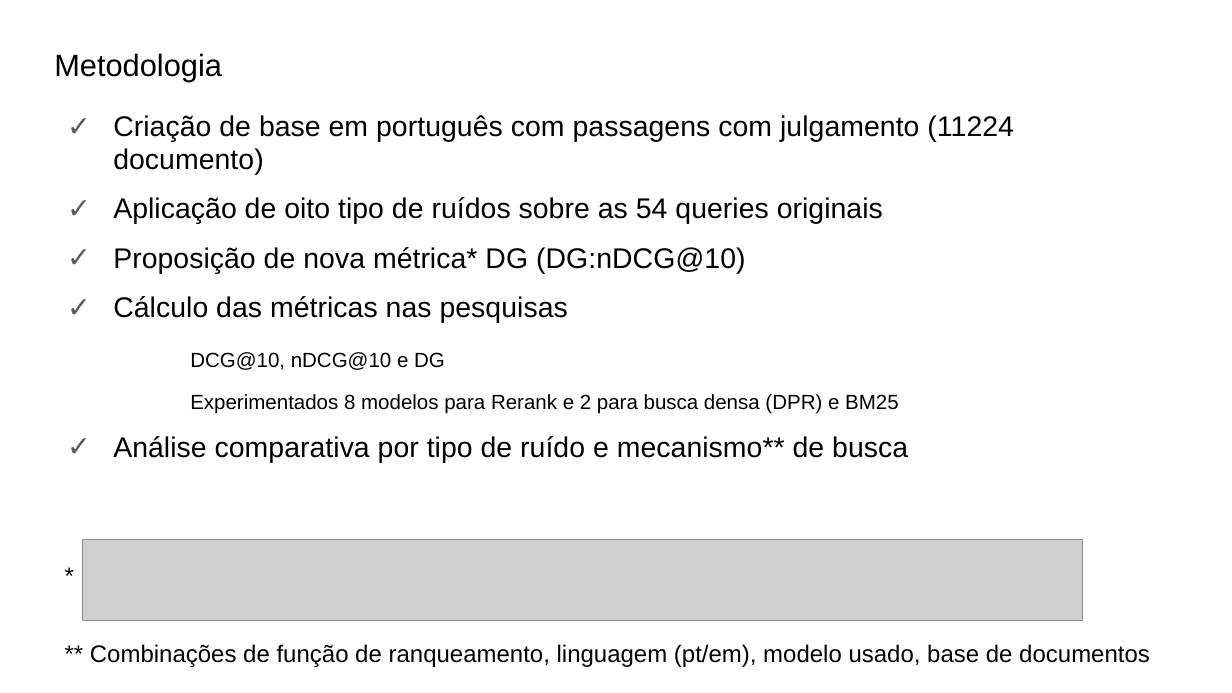
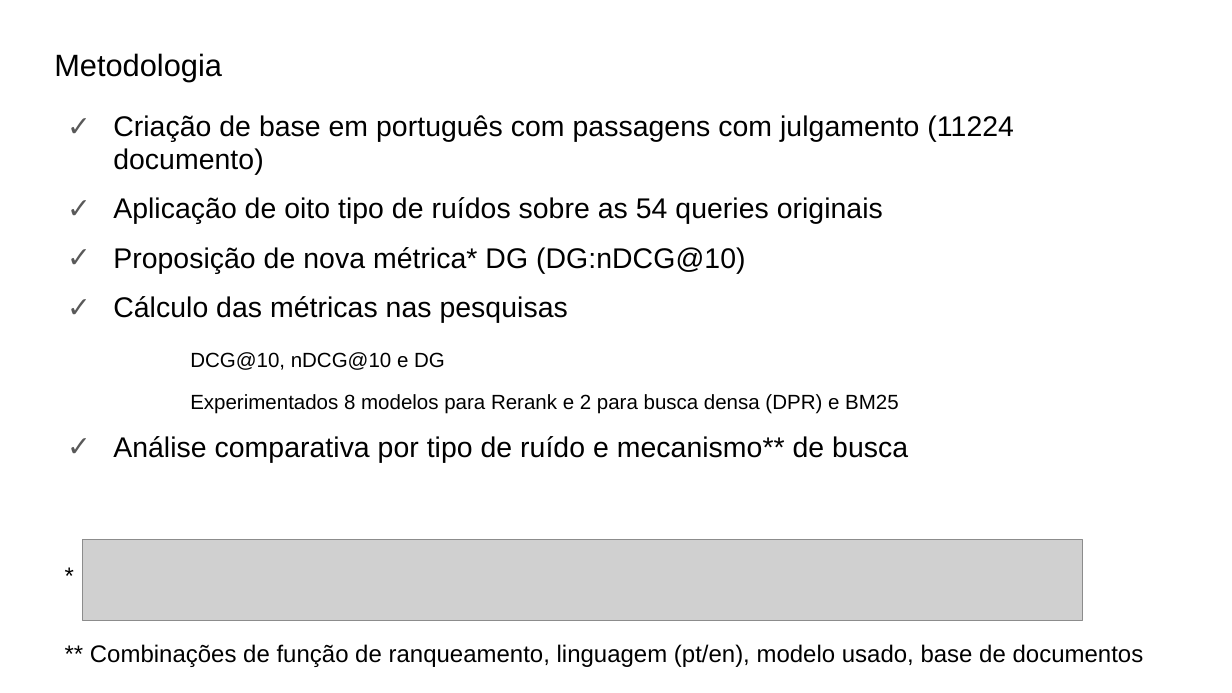
Before and after one commit to leonardo3108/robustez-query, a slide deck: slide 3 of docs/presentations/Apresentação final - 20211209.pptx. Drawn at 1232x693 pixels with LibreOffice and Linux fonts; fonts in the diff are those of the drawing; grey boxes stand for pictures. Boxes give left, top, right and bottom in pixels: in the first picture for what was removed or moved away, otherwise in the second. Text is boxed around its words. In the diff, an @@ line names an element or a change of style, - is before the commit and + after.

```diff
--- a/docs/presentations/Apresentação final - 20211209.pptx
+++ b/docs/presentations/Apresentação final - 20211209.pptx
@@ text at box(90, 644, 1144, 667): text changed @@
-** Combinações de função de ranqueamento, linguagem (pt/em), modelo usado, base de documentos
+** Combinações de função de ranqueamento, linguagem (pt/en), modelo usado, base de documentos
```
Also in this commit, not shown: 3 other slides changed, 2 other files.
